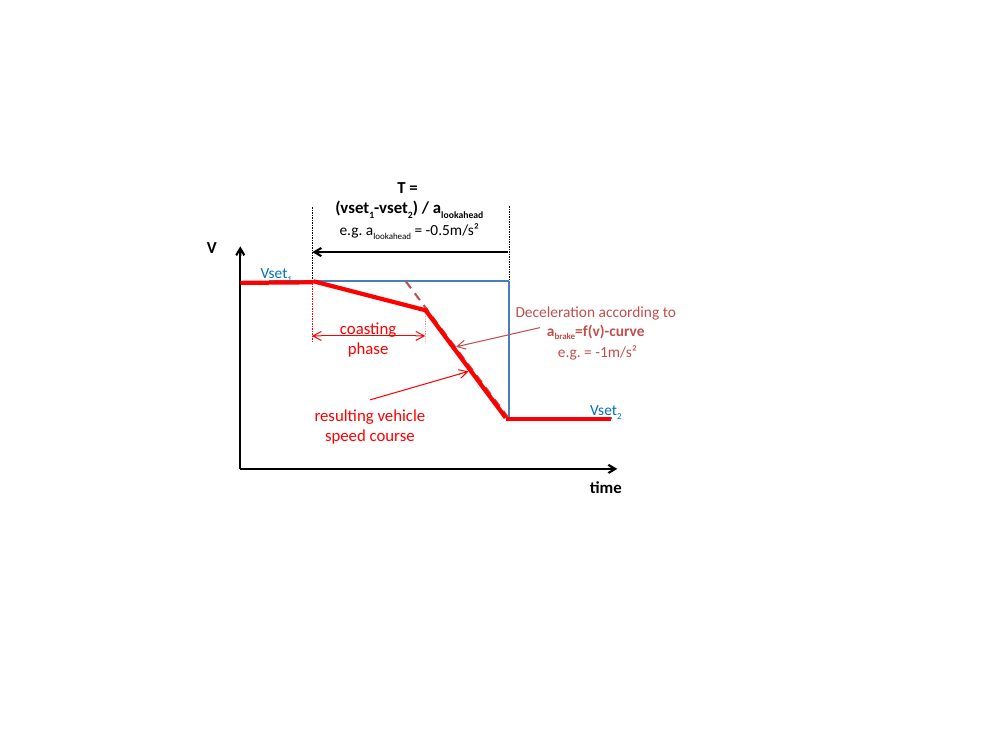
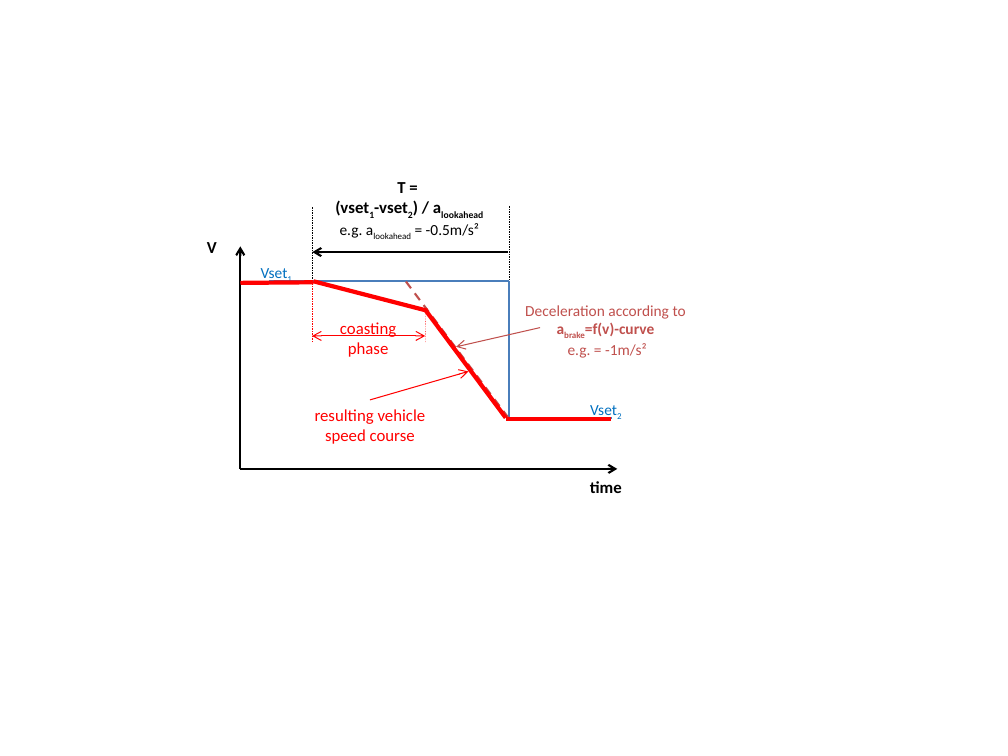
Before and after one commit to CLIMA-VECTO/vecto-sim, a slide deck: slide 16 of User Manual Source/material User Manual.pptx (slide 13 before the commit). Drawn at 1008x756 pixels with LibreOffice and Linux fonts; fonts in the diff are those of the drawing. Boxes give left, top, right and bottom in pixels: in the first picture for what was removed or moved away, otherwise in the second. Text is boxed around its words. In the diff, an @@ line names an element or a change of style, - is before the commit and + after.

```diff
--- a/User Manual Source/material User Manual.pptx
+++ b/User Manual Source/material User Manual.pptx
@@ text "Deceleration according to abrake=f(v)-curve e.g. ...": place and size @@
-text "Deceleration according to abrake=f(v)-curve e.g. ..." at [516,306,676,360]
+text "Deceleration according to abrake=f(v)-curve e.g. ..." at [525,305,686,358]
```
Also in this commit, not shown: 2 other slides changed, 6 slides added, 3 slides removed, 28 other files.
